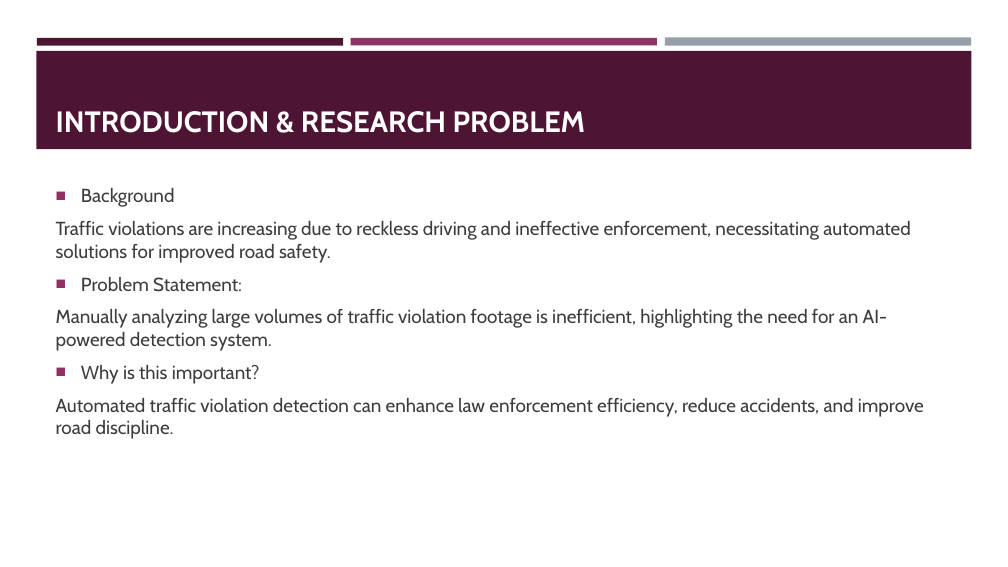
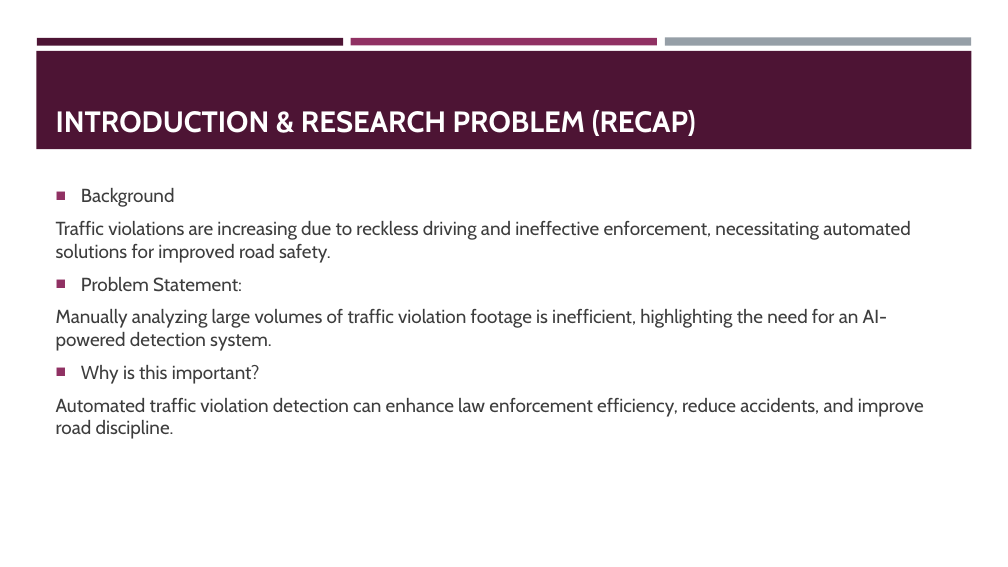
Before and after one commit to prageethmadhu/LVLane, a slide deck: slide 2 of DEMO/progress_report.pptx. Drawn at 1008x567 pixels with LibreOffice and Linux fonts; fonts in the diff are those of the drawing. Boxes give left, top, right and bottom in pixels: in the first picture for what was removed or moved away, otherwise in the second. Text is boxed around its words. In the diff, an @@ line names an element or a change of style, - is before the commit and + after.

```diff
--- a/DEMO/progress_report.pptx
+++ b/DEMO/progress_report.pptx
@@ title at [56,110,696,136]: text changed @@
-INTRODUCTION & RESEARCH PROBLEM
+INTRODUCTION & RESEARCH PROBLEM (RECAP)
```
Also in this commit, not shown: 7 other slides changed, 2 slides added.
